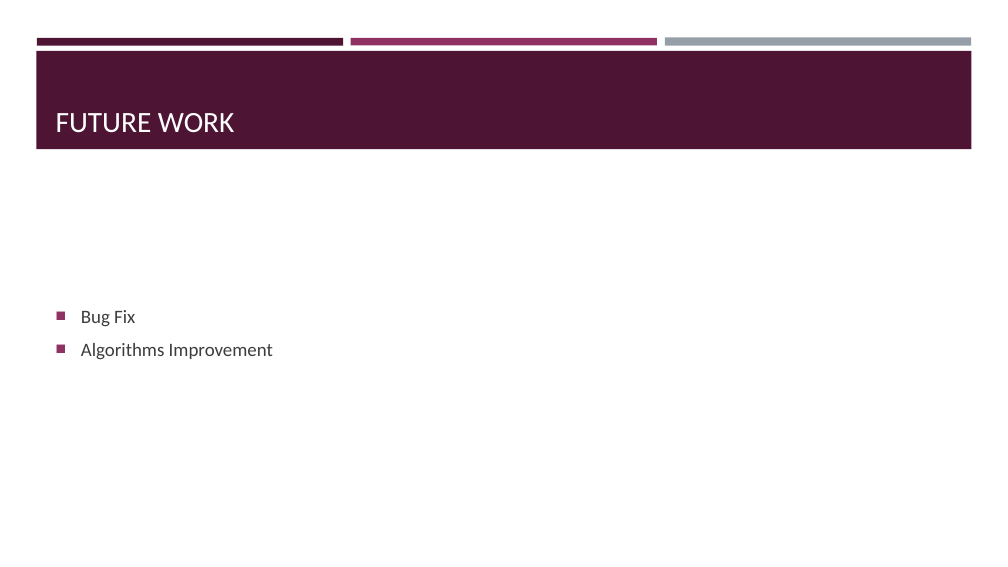
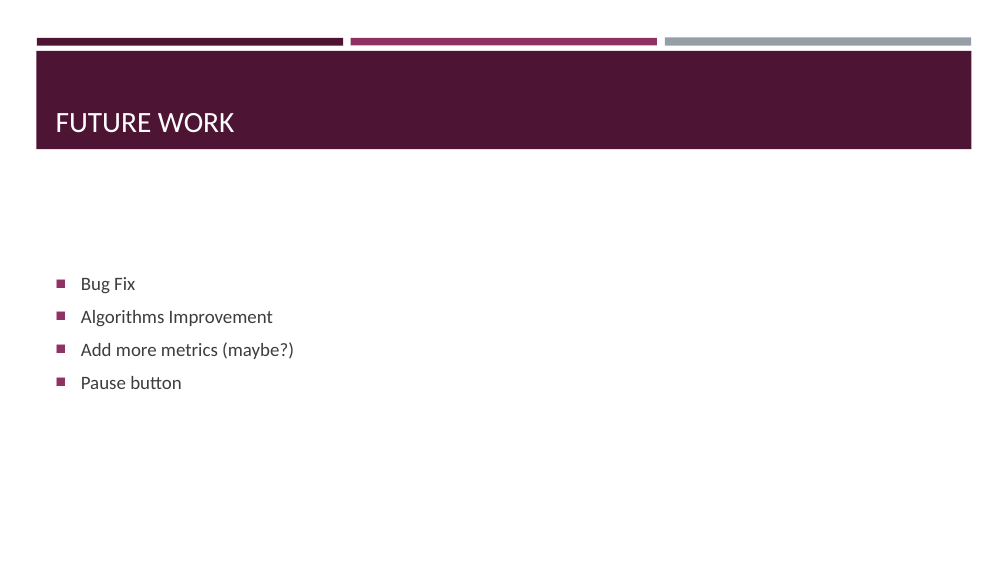
Before and after one commit to oliavd/bikeSpeedMonitor, a slide deck: slide 7 of ProjectMileStone2/MileStone2.pptx. Drawn at 1008x567 pixels with LibreOffice and Linux fonts; fonts in the diff are those of the drawing. Boxes give left, top, right and bottom in pixels: in the first picture for what was removed or moved away, otherwise in the second. Text is boxed around its words. In the diff, an @@ line names an element or a change of style, - is before the commit and + after.

```diff
--- a/ProjectMileStone2/MileStone2.pptx
+++ b/ProjectMileStone2/MileStone2.pptx
@@ text at <box>81,342,294,389</box>: paragraphs added @@
+■ Add more metrics (maybe?)
+■ Pause button
```
Also in this commit, not shown: 3 other slides changed, 2 slides added, 1 slide removed, 15 other files.
